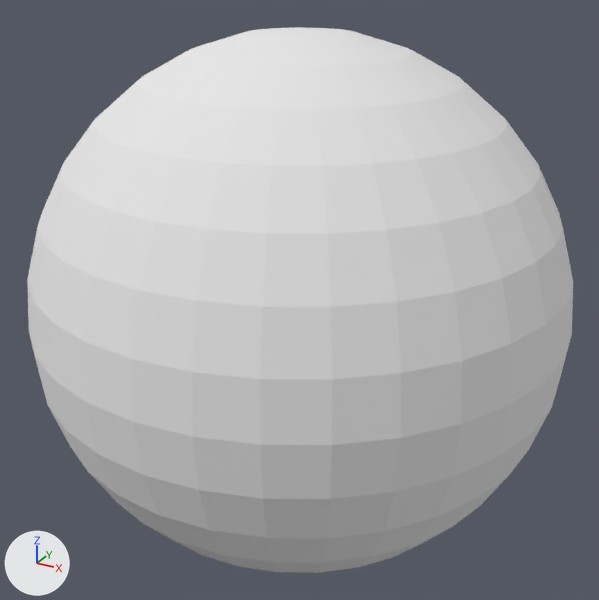
An edit to the OBJ model Resources/skydome/SkyDome.obj, drawn before and after from the same camera.
The view is the same before and after, from a 50 mm camera at (705.0, -1284.0, 641.0) aimed at (-1.0, -1.0, 0.0). The axes (+X, +Y, +Z) are drawn at lower left. The lights are the same throughout. The first picture is the older version. Where no turn or scale is listed for an object, it has been applied to the vertices.

Objects in the first picture: '球'.
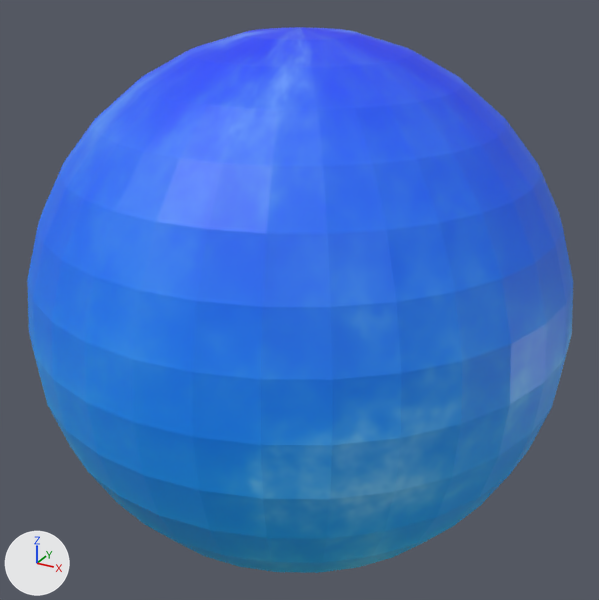
What differs and where, as boxes [x1, y1, x2, y2] in the pictures (599 x 600 px):
'球', surface changed (white to blue): [27, 27, 573, 573] in both

Edits to the bpy script that builds the scene:
```text
Add img_sky_sphere_png:
    img_sky_sphere_png = load_image('sky_sphere.png', 'sky_sphere.png', 2160, 1080, 'sRGB')
Change mat_マテリアル:
    remove mat_マテリアル.base_color = (0.8, 0.8, 0.8)  # white #e7e7e7
    mat_マテリアル.roughness: 1.0 -> 0.5
    add mat_マテリアル.texture = img_sky_sphere_png
```
